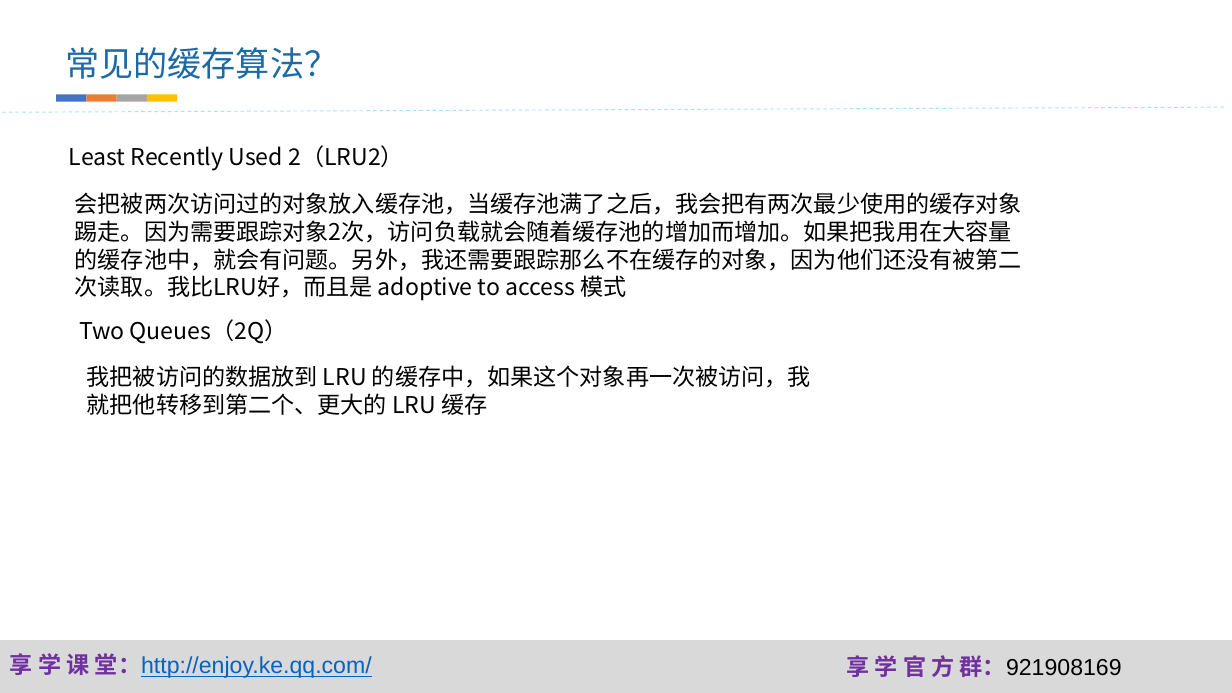
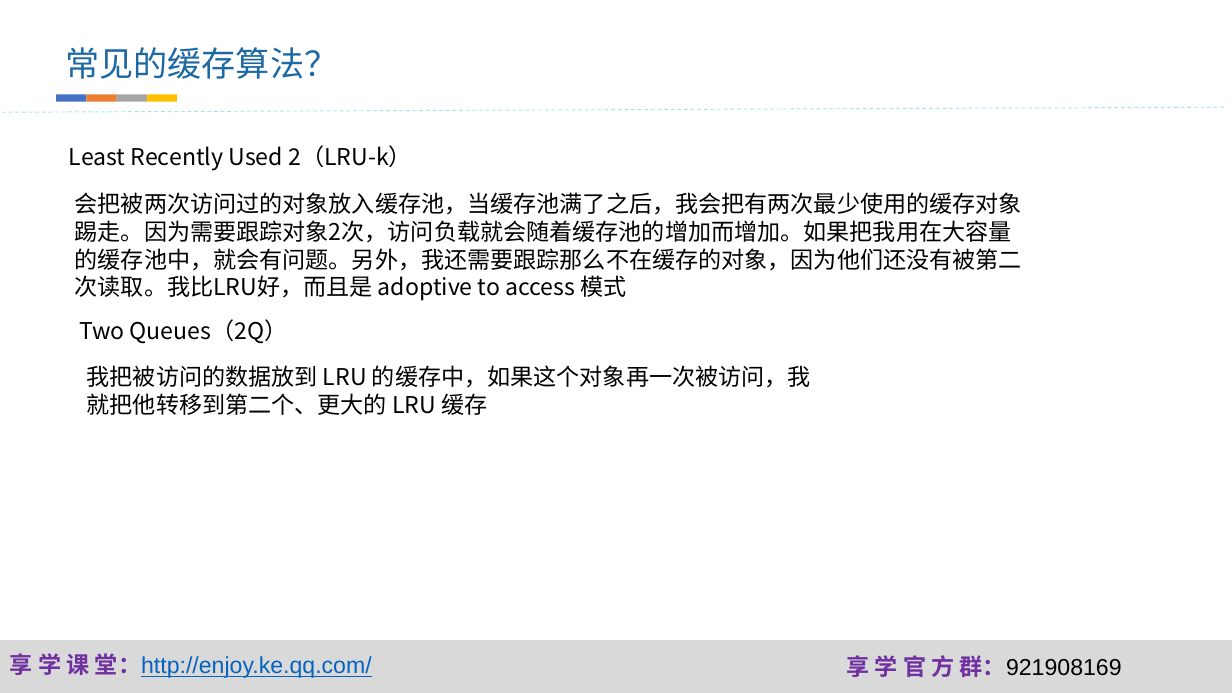
Before and after one commit to fanzhangvip/xiangxue, a slide deck: slide 12 of pre/缓存.pptx (slide 11 before the commit). Drawn at 1232x693 pixels with LibreOffice and Linux fonts; fonts in the diff are those of the drawing; background and template pictures are left out. Boxes give left, top, right and bottom in pixels: in the first picture for what was removed or moved away, otherwise in the second. Text is boxed around its words. In the diff, an @@ line names an element or a change of style, - is before the commit and + after.

```diff
--- a/pre/缓存.pptx
+++ b/pre/缓存.pptx
@@ text at (69, 145, 412, 171): text changed @@
-Least Recently Used 2（LRU2）
+Least Recently Used 2（LRU-k）
```
Also in this commit, not shown: 2 slides added, 1 slide removed, 58 other files.
